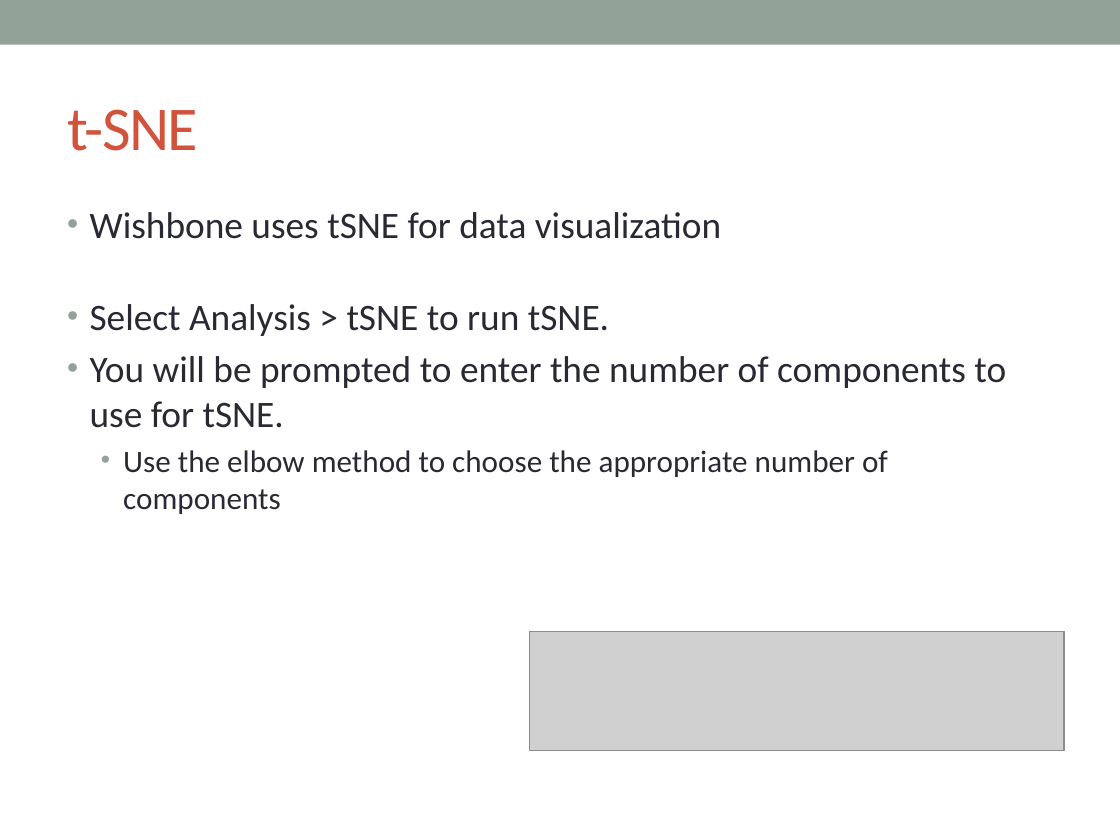
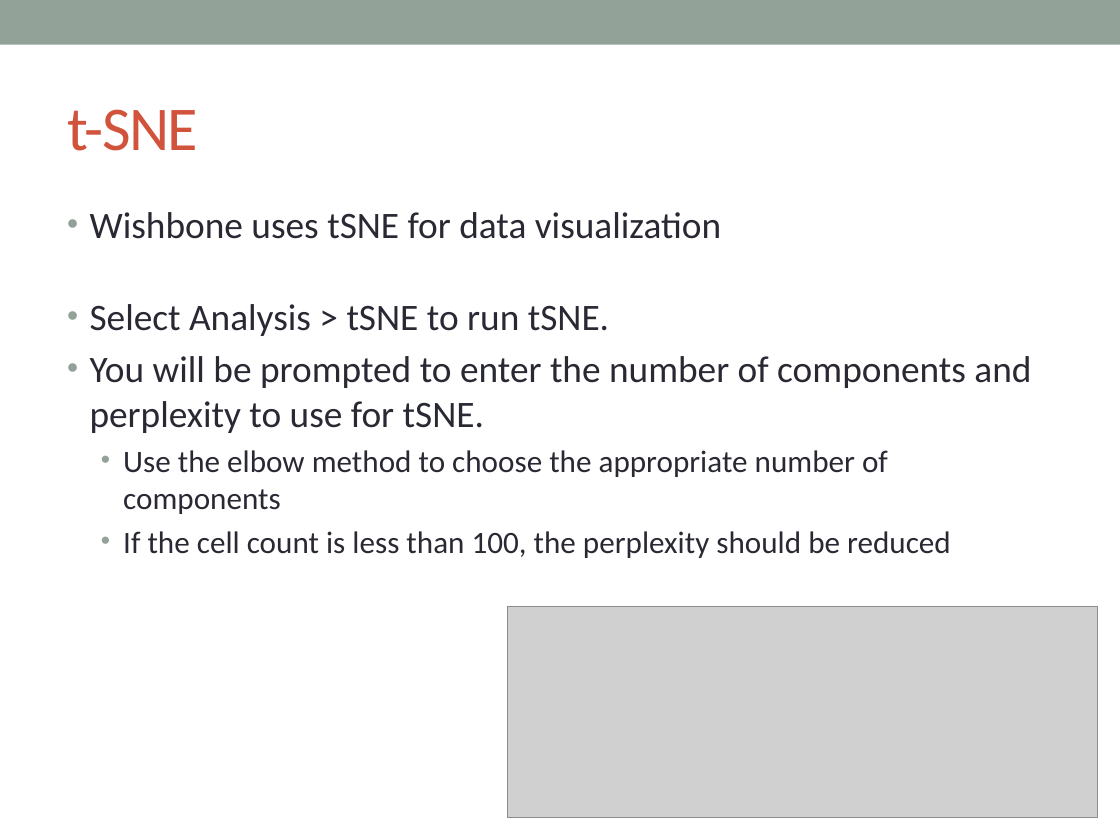
Before and after one commit to KrishnaswamyLab/MAGIC, a slide deck: slide 9 of docs/wishbone_tutorial.pptx. Drawn at 1120x840 pixels with LibreOffice and Linux fonts; fonts in the diff are those of the drawing; grey boxes stand for pictures. Boxes give left, top, right and bottom in pixels: in the first picture for what was removed or moved away, otherwise in the second. Text is boxed around its words. In the diff, an @@ line names an element or a change of style, - is before the commit and + after.

Commit message:
added tSNE perplexity to ppt tutorial

```diff
--- a/docs/wishbone_tutorial.pptx
+++ b/docs/wishbone_tutorial.pptx
@@ text at [90,356,1031,433]: text changed @@
-• You will be prompted to enter the number of components to use for tSNE.
+• You will be prompted to enter the number of components and perplexity to use for tSNE.
@@ text at [123,531,951,558]: paragraph added @@
+  • If the cell count is less than 100, the perplexity should be reduced
@@ picture: place and size @@
-picture at [530,632,1064,750]
+picture at [507,607,1096,818]
```
